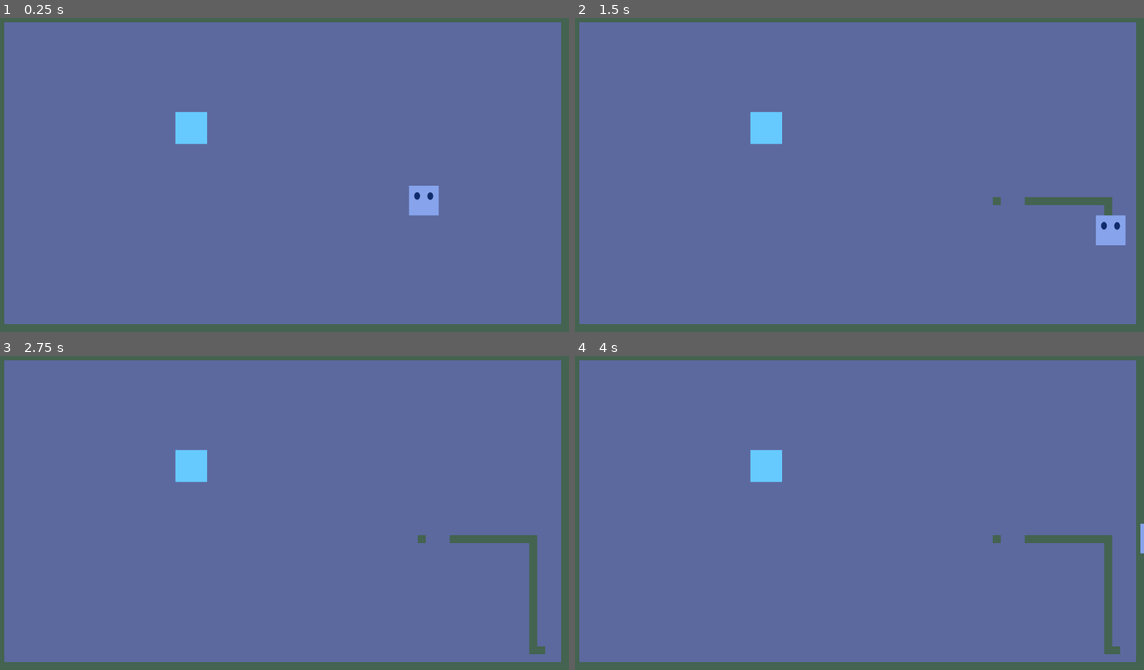
Above: before the commit, frames 1-4 (two rows, left to right).
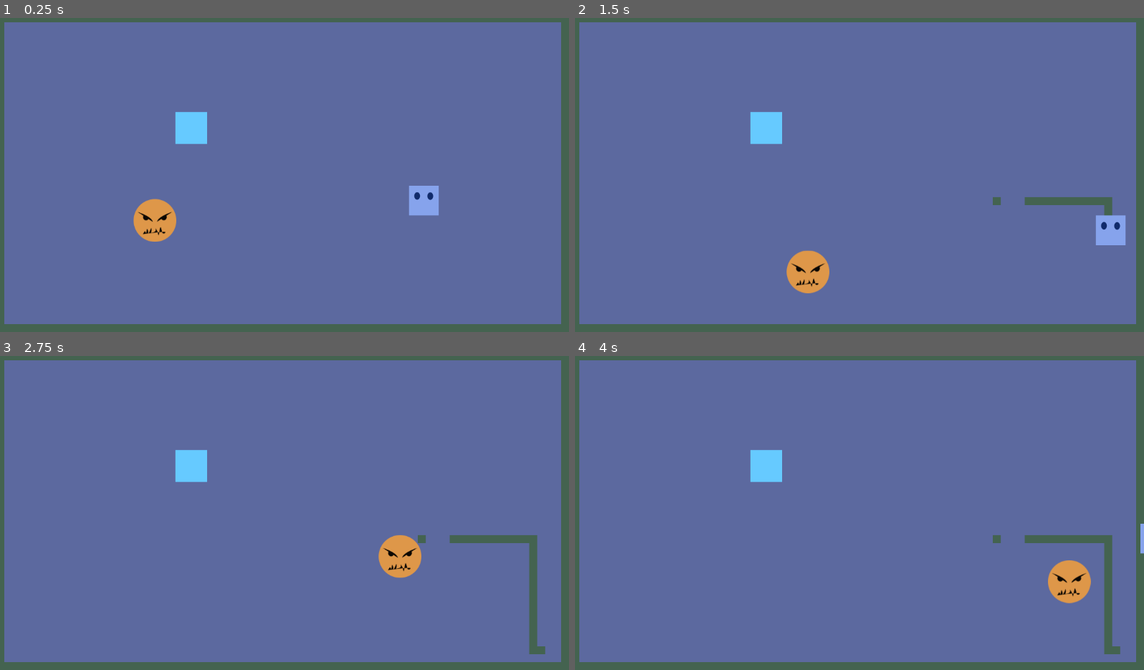
Above: after the commit, the same moments.

Repository: Ahmed-Dardouri/tile_eater
Game: Godot game, scene res://scenes/game.tscn
Same seed, same stepped clock (60 frames per second), same inputs: the game is played once before the commit and once after it.
Inputs (mouse positions are in pixels of both pictures, inside the frame that each line leads up to):
- Up to frame 1 (0.25 s): no input
- Up to frame 2 (1.5 s): move the mouse to (984, 156) at 0.52 s; hold Right (ui_right) 0.53-1.28 s; hold S (switch) 0.53-1.28 s; click (984, 156) at 0.67 s; move the mouse to (745, 190) at 1.27 s; hold Down (ui_down) from 1.28 s (still down); tap S (switch) at 1.35 s; click (745, 190) at 1.42 s
- Up to frame 3 (2.75 s): move the mouse to (341, 440) at 2.02 s; release Down (ui_down) at 2.03 s; hold Right (ui_right) from 2.03 s (still down); hold S (switch) from 2.03 s (still down); tap F at 2.1 s; click (341, 440) at 2.17 s
- Up to frame 4 (4 s): move the mouse to (831, 575) at 2.77 s; release Right (ui_right) at 2.78 s; release S (switch) at 2.78 s; hold Up (ui_up) 2.78-3.53 s; tap S (switch) at 2.85 s; click (831, 575) at 2.92 s; move the mouse to (1030, 560) at 3.52 s; hold Left (ui_left) from 3.53 s (still down); hold S (switch) from 3.53 s (still down); click (1030, 560) at 3.67 s

The runs differ from the first frame. In frame 1, 0.8% of the frame differs, in the area x 23-31%, y 57-72%; in frame 2, 0.8%; in frame 3, 0.8%; in frame 4, 0.8%, in the area x 83-91%, y 65-79%.

Commit message:
The enemy Moves, SCARYY....

Diff:
--- a/resources/tileset.tres
+++ b/resources/tileset.tres
@@ -11,6 +11,7 @@
 5:1/0 = 0
 1:2/0 = 0
 2:2/0 = 0
+2:2/0/physics_layer_0/polygon_0/points = PackedVector2Array(-8, -8, -8, 8, 8, 8, 8, -8)
 3:2/0 = 0
 4:2/0 = 0
 5:2/0 = 0
--- a/scenes/enemy.tscn
+++ b/scenes/enemy.tscn
@@ -1,14 +1,19 @@
-[gd_scene load_steps=3 format=3 uid="uid://qco3qp2okqc7"]
+[gd_scene load_steps=4 format=3 uid="uid://2oc8rfarsf7n"]
 
 [ext_resource type="Texture2D" uid="uid://c04fwxdbug4rc" path="res://sprites/enemy.png" id="1_7p1mj"]
+[ext_resource type="Script" uid="uid://cnegn5cm7qfl5" path="res://scripts/enemy.gd" id="1_md0e3"]
 
 [sub_resource type="CircleShape2D" id="CircleShape2D_md0e3"]
 radius = 42.0476
 
-[node name="Enemy" type="Node2D"]
+[node name="Enemy" type="CharacterBody2D"]
+collision_layer = 2
+motion_mode = 1
+script = ExtResource("1_md0e3")
 
 [node name="Sprite2D" type="Sprite2D" parent="."]
 texture = ExtResource("1_7p1mj")
 
 [node name="CollisionShape2D" type="CollisionShape2D" parent="."]
+light_mask = 5
 shape = SubResource("CircleShape2D_md0e3")
--- a/scenes/game.tscn
+++ b/scenes/game.tscn
@@ -1,8 +1,9 @@
-[gd_scene load_steps=4 format=3 uid="uid://bdpbcybai2jah"]
+[gd_scene load_steps=5 format=3 uid="uid://bdpbcybai2jah"]
 
 [ext_resource type="PackedScene" uid="uid://dxbkyqs1tyx1n" path="res://scenes/tile_mapper.tscn" id="1_lnu2h"]
 [ext_resource type="PackedScene" uid="uid://eyeo3xf0cpeu" path="res://scenes/player_cursor.tscn" id="1_uwrxv"]
 [ext_resource type="PackedScene" path="res://scenes/staticObj.tscn" id="2_yqjtg"]
+[ext_resource type="PackedScene" uid="uid://2oc8rfarsf7n" path="res://scenes/enemy.tscn" id="4_lbhrr"]
 
 [node name="game" type="Node"]
 
@@ -10,6 +11,7 @@
 unique_name_in_owner = true
 
 [node name="player_cursor" parent="." instance=ExtResource("1_uwrxv")]
+unique_name_in_owner = true
 position = Vector2(284, 55)
 
 [node name="Camera2D" type="Camera2D" parent="."]
@@ -20,3 +22,7 @@
 position = Vector2(-184, -91)
 rotation = 1.57096
 scale = Vector2(0.359975, 0.359928)
+
+[node name="Enemy" parent="." instance=ExtResource("4_lbhrr")]
+unique_name_in_owner = true
+position = Vector2(-282, 97)
--- a/scenes/player_cursor.tscn
+++ b/scenes/player_cursor.tscn
@@ -7,6 +7,8 @@
 size = Vector2(60, 60)
 
 [node name="player_cursor" type="CharacterBody2D"]
+collision_layer = 2
+collision_mask = 2
 script = ExtResource("1_jnbgc")
 
 [node name="Sprite2D" type="Sprite2D" parent="."]
--- /dev/null
+++ b/scripts/enemy.gd
@@ -0,0 +1,24 @@
+extends CharacterBody2D
+@onready var player = %player_cursor
+
+var max_speed = 100
+var acceleration = 1000
+
+
+func get_direction_to_player() -> Vector2:
+	return (player.global_position - global_position).normalized()
+
+
+func accelerate_in_direction(direction: Vector2):
+	var desired_velocity = direction * max_speed
+	velocity = velocity.lerp(desired_velocity, 1 - exp(-acceleration * get_process_delta_time()))
+
+
+func accelerate_to_player():
+	var direction = get_direction_to_player()
+	accelerate_in_direction(direction)
+
+
+func _process(delta: float) -> void:
+	accelerate_to_player()
+	move_and_slide()
--- a/scripts/player_cursor.gd
+++ b/scripts/player_cursor.gd
@@ -1,6 +1,7 @@
 extends CharacterBody2D
 
 @onready var tilemapper = %TileMapper
+@onready var enemy = %Enemy
 signal claim_tile_sig(x, y)
 
 const SPEED = 300.0
@@ -47,8 +48,7 @@
 		tilemapper.ClaimTile(cur_tile_coords.x, cur_tile_coords.y)
 
 	if is_cur_tile_claimed && !is_previous_tile_claimed && cur_tile_coords != previous_tile:
-		var mouse_pos_global = get_global_mouse_position()
-		var tile_coords = tilemapper.GetTileFromGlobalPos(mouse_pos_global)
+		var tile_coords = tilemapper.GetTileFromGlobalPos(enemy.position)
 		tilemapper.CutRegion(tile_coords.x, tile_coords.y)
 
 	if cur_tile_coords != previous_tile:
--- a/scripts/tile_mapper.gd
+++ b/scripts/tile_mapper.gd
@@ -8,6 +8,7 @@
 # Called when the node enters the scene tree for the first time.
 func _ready() -> void:
 	layerB.visible = false
+	layerB.collision_enabled = false
 	fillHiddenLayerAsSafe()
 	pass  # Replace with function body.
 
@@ -32,11 +33,15 @@
 	if active_layer == layerA:
 		active_layer = layerB
 		layerA.visible = false
+		layerA.collision_enabled = false
 		layerB.visible = true
+		layerB.collision_enabled = true
 	else:
 		active_layer = layerA
 		layerA.visible = true
+		layerA.collision_enabled = true
 		layerB.visible = false
+		layerB.collision_enabled = false
 
 
 func fillHiddenLayerAsSafe():
Not shown, added: scripts/enemy.gd.uid
